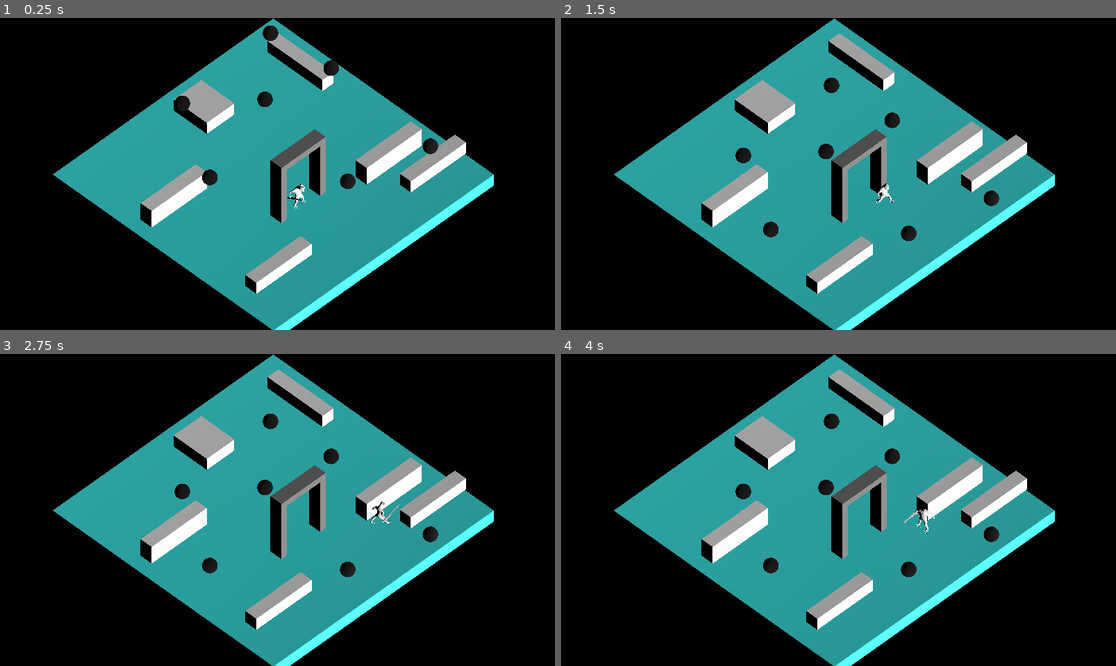
Above: before the commit, frames 1-4 (two rows, left to right).
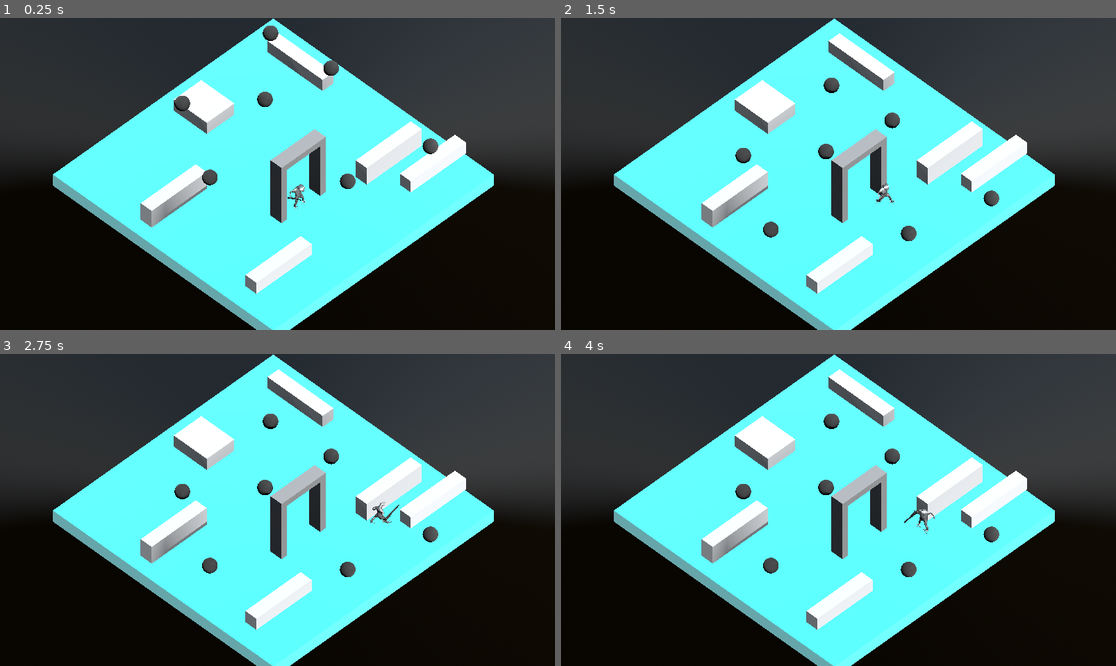
Above: after the commit, the same moments.

Repository: ralabate/salamander-sorcerer
Game: Godot game, scene res://main.tscn
Two runs of this game, one before a commit and one after it. Both use one fixed random seed, a clock stepped at 60 frames per second and the inputs below.
Inputs:
- Up to frame 1 (0.25 s): no input
- Up to frame 2 (1.5 s): tap Enter (ui_accept) at 0.5, 0.77 s; hold Right (ui_right) 0.53-1.28 s; hold Down (ui_down) from 1.28 s (still down)
- Up to frame 3 (2.75 s): tap Enter (ui_accept) at 1.52 s; release Down (ui_down) at 2.03 s; hold Right (ui_right) from 2.03 s (still down)
- Up to frame 4 (4 s): release Right (ui_right) at 2.78 s; hold Up (ui_up) 2.78-3.53 s; tap Enter (ui_accept) at 3.02, 3.77 s; hold Left (ui_left) from 3.53 s (still down)

The runs differ from the first frame. In frame 1, 70% of the frame differs, in the area x 0-100%, y 0-100%; in frame 2, 70%; in frame 3, 70%; in frame 4, 70%.

Commit message:
lizard and sword materials and lighting

Diff:
--- a/salamander/main.tscn
+++ b/salamander/main.tscn
@@ -1,10 +1,22 @@
-[gd_scene load_steps=9 format=3 uid="uid://d3l7dwjff10l3"]
+[gd_scene load_steps=11 format=3 uid="uid://d3l7dwjff10l3"]
 
 [ext_resource type="PackedScene" uid="uid://c7gckhdb1qr1l" path="res://player.tscn" id="1_ig7tw"]
 
+[sub_resource type="PhysicalSkyMaterial" id="PhysicalSkyMaterial_ig7tw"]
+
+[sub_resource type="Sky" id="Sky_0xm2m"]
+sky_material = SubResource("PhysicalSkyMaterial_ig7tw")
+
 [sub_resource type="Environment" id="Environment_ig7tw"]
-background_mode = 1
-ambient_light_source = 1
+background_mode = 2
+background_energy_multiplier = 3.11
+sky = SubResource("Sky_0xm2m")
+ambient_light_source = 3
+reflected_light_source = 2
+ssr_enabled = true
+ssao_enabled = true
+ssao_intensity = 16.0
+glow_enabled = true
 
 [sub_resource type="StandardMaterial3D" id="StandardMaterial3D_0xm2m"]
 
@@ -92,7 +104,12 @@
 size = 20.0
 
 [node name="DirectionalLight3D" type="DirectionalLight3D" parent="."]
-transform = Transform3D(1, 0, 0, 0, 0.9659258, 0.25881904, 0, -0.25881904, 0.9659258, 0, 23, 37)
+transform = Transform3D(1, 0, 0, 0, 0.54463893, 0.83867055, 0, -0.83867055, 0.54463893, 0, 50, 37)
+light_energy = 0.333
+light_angular_distance = 5.0
+light_specular = 16.0
+shadow_enabled = true
+directional_shadow_mode = 0
 
 [node name="Badguy" type="RigidBody3D" parent="."]
 transform = Transform3D(1, 0, 0, 0, 1, 0, 0, 0, 1, 0, 6, 4.5)
--- a/salamander/salamander_visual.tscn
+++ b/salamander/salamander_visual.tscn
@@ -1,10 +1,12 @@
-[gd_scene load_steps=19 format=3 uid="uid://683iuish3sen"]
+[gd_scene load_steps=21 format=3 uid="uid://683iuish3sen"]
 
 [ext_resource type="PackedScene" uid="uid://dmlkc3rq0lit7" path="res://models/mando_model_v01.fbx" id="1_rwspt"]
 [ext_resource type="Animation" uid="uid://ddwpbr6ew4137" path="res://animations/mando_animation_idle_v01.res" id="2_fj2ko"]
 [ext_resource type="PackedScene" uid="uid://c2qsac80qiqq6" path="res://models/sword_model_v01.fbx" id="2_vqn31"]
 [ext_resource type="Script" uid="uid://cdntwhlvhy4xh" path="res://visual.gd" id="2_xv1ao"]
+[ext_resource type="Material" uid="uid://c5725p4j64kxf" path="res://materials/mando_material.tres" id="3_gblxj"]
 [ext_resource type="Animation" uid="uid://b4jujbdu54k1b" path="res://animations/mando_animation_slash_v01.res" id="3_vqn31"]
+[ext_resource type="Material" uid="uid://dnl01lxdeh1ju" path="res://materials/sword_material.tres" id="4_8u4em"]
 [ext_resource type="Animation" uid="uid://bxex1offf3smf" path="res://animations/mando_animation_walk_v01.res" id="6_n0fsh"]
 
 [sub_resource type="BoxShape3D" id="BoxShape3D_n0fsh"]
@@ -73,42 +75,39 @@
 script = ExtResource("2_xv1ao")
 
 [node name="Skeleton3D" parent="." index="0"]
-bones/0/rotation = Quaternion(0.0120575875, 0, 0, 0.99992734)
-bones/1/position = Vector3(0.0026503876, 0.29998788, -0.00050286343)
-bones/1/rotation = Quaternion(0, 0.18640473, -0.004496163, 0.98246276)
-bones/2/position = Vector3(-9.860761e-34, 0.3, -2.2204456e-18)
-bones/3/rotation = Quaternion(-0.0120575875, -1.855688e-12, -1.538909e-10, 0.9999274)
-bones/4/rotation = Quaternion(0.6963339, -0.011543794, 0.58734566, -0.41232392)
+bones/1/position = Vector3(0, 0.29991278, 0.007234026)
+bones/1/rotation = Quaternion(0.012057588, 0, 0, 0.9999273)
+bones/2/position = Vector3(0, 0.3, -1.0408341e-17)
+bones/2/rotation = Quaternion(0, 0, 0, 1)
 bones/5/position = Vector3(-1.110223e-16, 0.27921474, 2.220446e-16)
-bones/5/rotation = Quaternion(-0.0011609732, 0.003155307, -0.34520274, 0.93852216)
 bones/6/position = Vector3(-1.6653345e-16, 0.31097236, 0)
-bones/6/rotation = Quaternion(-0.34097695, -0.02080507, -0.015805945, 0.93970853)
 bones/7/position = Vector3(0.02180004, 0.104382515, 5.551115e-17)
-bones/8/rotation = Quaternion(0.99992734, 0, 0, 0.0120575875)
-bones/9/rotation = Quaternion(0.6963339, -0.011543794, 0.58734566, -0.41232392)
-bones/10/rotation = Quaternion(-0.0009905564, 0.0032125784, -0.29455718, 0.955628)
-bones/11/rotation = Quaternion(-0.34097695, -0.02080507, -0.015805945, 0.93970853)
-bones/13/rotation = Quaternion(0.52054924, 0.59451646, 0.35286602, 0.50106317)
 bones/14/position = Vector3(2.220446e-16, 0.25899082, 4.1003396e-17)
-bones/14/rotation = Quaternion(0.13528147, -0.011158206, 0.08144741, 0.9873909)
-bones/15/rotation = Quaternion(-0.029139291, 0.5055084, -0.28856617, 0.81261426)
+bones/14/rotation = Quaternion(-1.2325952e-32, 3.081488e-33, 0, 1)
+bones/15/rotation = Quaternion(-0.019072467, 0.50849295, -0.28298396, 0.8130137)
 bones/15/scale = Vector3(0.99999994, 1, 0.99999994)
-bones/16/rotation = Quaternion(3.1258686e-08, 8.2959835e-09, 0.27212405, 0.9622622)
-bones/17/rotation = Quaternion(0.10970015, 0.41209856, 0.0017098336, 0.90450966)
+bones/16/rotation = Quaternion(-1.406916e-16, 4.328973e-17, 0.2739715, 0.9617378)
+bones/17/rotation = Quaternion(0.11006348, 0.41247562, 1.20043715e-05, 0.90429527)
 bones/17/scale = Vector3(20.000002, 20, 20.000002)
-bones/18/rotation = Quaternion(0.81261516, 0.2885664, 0.50550675, 0.029139165)
+bones/18/rotation = Quaternion(0.8130147, 0.2829841, 0.5084913, 0.01907229)
 bones/19/position = Vector3(-5.551115e-17, 0.34472257, -6.661338e-16)
-bones/19/rotation = Quaternion(-1.9815401e-17, -6.83302e-18, 0.2721238, 0.96226233)
+bones/19/rotation = Quaternion(-7.828224e-16, -4.3289703e-17, 0.27397102, 0.96173793)
 bones/20/position = Vector3(5.551115e-17, 0.3878608, 2.7755576e-16)
-bones/20/rotation = Quaternion(0.05576523, 0.20849402, 0.001724953, 0.9764311)
+bones/20/rotation = Quaternion(0.055768892, 0.20900428, 1.3418625e-05, 0.9763232)
+
+[node name="mando" parent="Skeleton3D" index="0"]
+surface_material_override/0 = ExtResource("3_gblxj")
 
 [node name="BoneAttachment3D" type="BoneAttachment3D" parent="Skeleton3D" index="1"]
-transform = Transform3D(-0.39686832, -0.16430789, 0.90304947, -0.20677714, 0.97456145, 0.08644576, -0.89428115, -0.1524225, -0.42074782, -0.6341387, 0.8377445, 0.044785738)
+transform = Transform3D(-0.3296634, -0.26096138, 0.90731525, -0.63780344, 0.7701315, -0.010234479, -0.6960813, -0.5820629, -0.42032638, -0.55406904, 0.90050435, 0.0374826)
 bone_name = "R_WeaponAttach_JNT"
 bone_idx = 12
 
 [node name="sword" parent="Skeleton3D/BoneAttachment3D" index="0" instance=ExtResource("2_vqn31")]
 transform = Transform3D(-0.47155395, -0.10234985, -0.8758775, -0.21210942, 0.97724605, 0, 0.8559478, 0.18578185, -0.4825335, 0, 0, 0)
+
+[node name="sword" parent="Skeleton3D/BoneAttachment3D/sword" index="0"]
+surface_material_override/0 = ExtResource("4_8u4em")
 
 [node name="SwordArea" type="Area3D" parent="Skeleton3D/BoneAttachment3D/sword" index="1"]
 unique_name_in_owner = true
@@ -128,3 +127,5 @@
 tree_root = SubResource("AnimationNodeStateMachine_gblxj")
 advance_expression_base_node = NodePath("..")
 anim_player = NodePath("../AnimationPlayer")
+
+[editable path="Skeleton3D/BoneAttachment3D/sword"]
Binary file changed: salamander/models/mando_model_v01.fbx
Binary file removed: salamander/models/mando_model_v02.fbx
Not shown, removed: salamander/models/mando_model_v02.fbx.import
Binary file changed: salamander/models/sword_model_v01.fbx
Binary file removed: salamander/models/sword_model_v02.fbx
Not shown, removed: salamander/models/sword_model_v02.fbx.import
